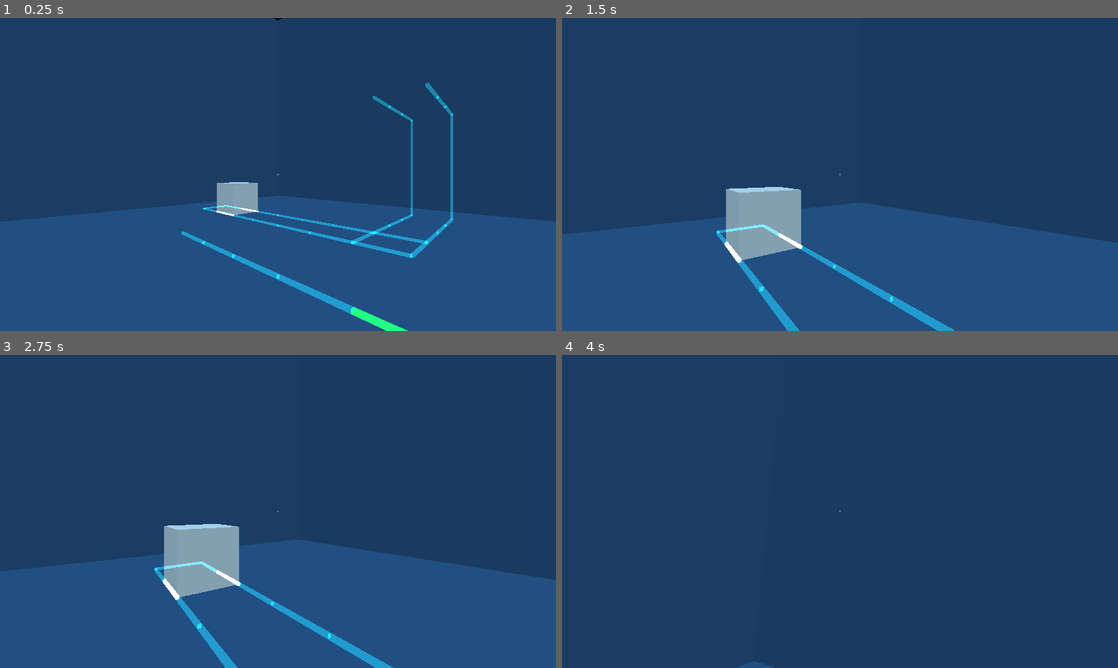
Above: before the commit, frames 1-4 (two rows, left to right).
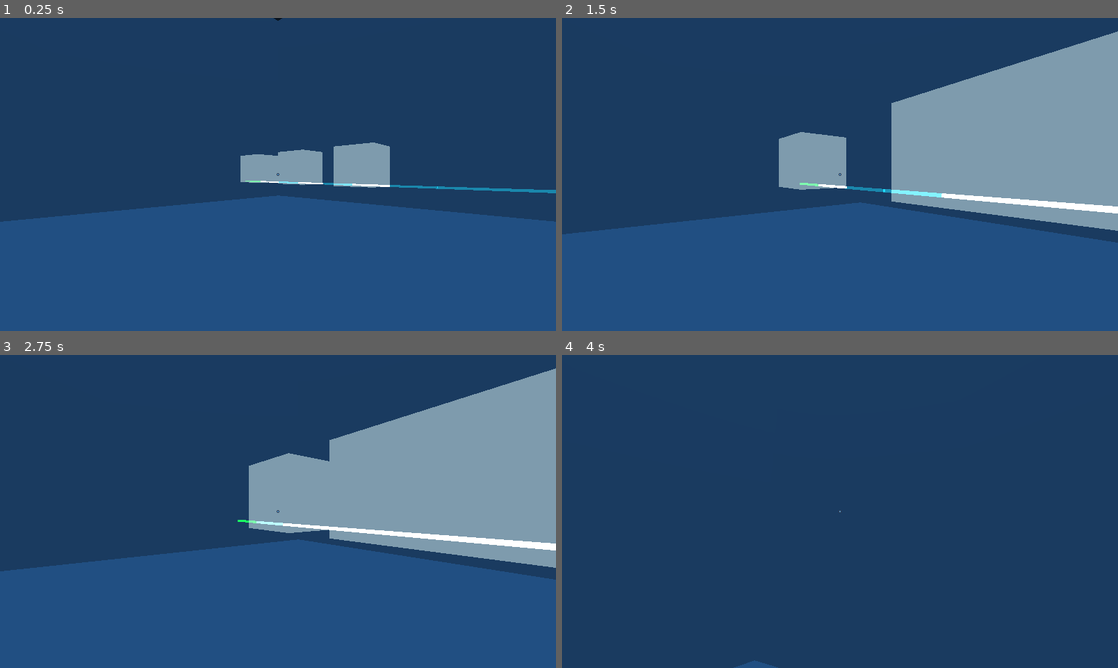
Above: after the commit, the same moments.

Repository: patrickgh3/rails
Game: Godot game, scene res://objects/World.tscn
Two runs of this game, one before a commit and one after it. Both use one fixed random seed, a clock stepped at 60 frames per second and the inputs below. The engine's default icon, where the game draws it, is replaced by a stand-in: a white triangle on a blue panel in a dark square.
Inputs (mouse positions are in pixels of both pictures, inside the frame that each line leads up to):
- Up to frame 1 (0.25 s): no input
- Up to frame 2 (1.5 s): tap Enter at 0.5 s; move the mouse to (867, 174) at 0.52 s; hold Up (ui_up) from 0.53 s (still down); click (867, 174) at 0.6 s; move the mouse to (812, 174) at 1.27 s; tap M at 1.35 s
- Up to frame 3 (2.75 s): tap Space at 2 s; move the mouse to (333, 442) at 2.02 s; release Up (ui_up) at 2.03 s; hold Right (ui_right) from 2.03 s (still down); click (333, 442) at 2.1 s
- Up to frame 4 (4 s): move the mouse to (812, 574) at 2.77 s; release Right (ui_right) at 2.78 s; hold Up (ui_up) from 2.78 s (still down); tap M at 2.85 s; move the mouse to (878, 514) at 3.52 s; click (878, 514) at 3.6 s

The runs differ from the first frame. In frame 1, 5.9% of the frame differs, in the area x 0-100%, y 20-100%; in frame 2, 26%; in frame 3, 27%, in the area x 0-100%, y 4-100%; in frame 4, less than 0.1%.

Commit message:
Re-add Area box collisions

Diff:
--- a/rails/objects/Box.gd
+++ b/rails/objects/Box.gd
@@ -141,11 +141,10 @@
 			valid = true
 
 
-	# Check if we'd collide with another box, or ground
-#	for box in world.boxes:
-#		for area in $Area.get_overlapping_areas():
-#			valid = false
-
+	# Check if we're colliding with another box.
+	# This is jank, but kinda works.
+	if $Area.get_overlapping_areas().size() > 0:
+		valid = false
 
 	return {"valid": valid, "rails": rails.keys()}
 
--- a/rails/objects/Box.tscn
+++ b/rails/objects/Box.tscn
@@ -1,8 +1,10 @@
-[gd_scene load_steps=4 format=2]
+[gd_scene load_steps=5 format=2]
 
 [ext_resource path="res://objects/Box.gd" type="Script" id=1]
 
 [sub_resource type="CubeMesh" id=1]
+
+[sub_resource type="BoxShape" id=3]
 
 [sub_resource type="BoxShape" id=2]
 
@@ -15,6 +17,13 @@
 mesh = SubResource( 1 )
 material/0 = null
 
+[node name="Area" type="Area" parent="."]
+transform = Transform( 1, 0, 0, 0, 1, 0, 0, 0, 1, 0.5, 0.5, 0.5 )
+
+[node name="CollisionShape" type="CollisionShape" parent="Area"]
+transform = Transform( 0.45, 0, 0, 0, 0.45, 0, 0, 0, 0.45, 0, 0, 0 )
+shape = SubResource( 3 )
+
 [node name="KinematicBody" type="KinematicBody" parent="."]
 transform = Transform( 1, 0, 0, 0, 1, 0, 0, 0, 1, 0.5, 0.5, 0.5 )
 
--- a/rails/objects/World.tscn
+++ b/rails/objects/World.tscn
@@ -11,15 +11,24 @@
 script = ExtResource( 5 )
 
 [node name="Player" parent="." instance=ExtResource( 4 )]
-transform = Transform( -0.707107, 0, -0.707107, 0, 1, 0, 0.707107, 0, -0.707107, 0, 1.29068, 0 )
+transform = Transform( -0.707107, 0, 0.707107, 0, 1, 0, -0.707107, 0, -0.707107, 0, 1.29068, 0 )
 
 [node name="Box" parent="." instance=ExtResource( 2 )]
 
 [node name="Box2" parent="." instance=ExtResource( 2 )]
-transform = Transform( 1, 0, 0, 0, 1, 0, 0, 0, 1, 2, 1, -6 )
+transform = Transform( 1, 0, 0, 0, 1, 0, 0, 0, 1, 2, 2, -6 )
 
 [node name="Box3" parent="." instance=ExtResource( 2 )]
 transform = Transform( 1, 0, 0, 0, 1, 0, 0, 0, 1, 6, 0, 4 )
+
+[node name="Box4" parent="." instance=ExtResource( 2 )]
+transform = Transform( 1, 0, 0, 0, 1, 0, 0, 0, 1, -6, 1, 6 )
+
+[node name="Box5" parent="." instance=ExtResource( 2 )]
+transform = Transform( 1, 0, 0, 0, 1, 0, 0, 0, 1, -6, 1, 4 )
+
+[node name="Box6" parent="." instance=ExtResource( 2 )]
+transform = Transform( 1, 0, 0, 0, 1, 0, 0, 0, 1, -6, 1, 2 )
 
 [node name="Rail2" parent="." instance=ExtResource( 3 )]
 transform = Transform( 1, 0, 0, 0, 1, 0, 0, 0, 1, 0, 0, -6 )
@@ -68,8 +77,38 @@
 is_target = true
 
 [node name="Rail70" parent="." instance=ExtResource( 3 )]
-transform = Transform( -1, 8.74228e-08, 0, -8.74228e-08, -1, 0, 0, 0, 1, -1, 0, 5 )
+transform = Transform( 4.37114e-08, -3.82137e-15, 1, -8.74228e-08, -1, 0, 1, -8.74228e-08, -4.37114e-08, -6, 1, 3 )
+
+[node name="Rail71" parent="." instance=ExtResource( 3 )]
+transform = Transform( 4.37114e-08, -3.82137e-15, 1, -8.74228e-08, -1, 0, 1, -8.74228e-08, -4.37114e-08, -6, 1, 4 )
+
+[node name="Rail72" parent="." instance=ExtResource( 3 )]
+transform = Transform( 4.37114e-08, -3.82137e-15, 1, -8.74228e-08, -1, 0, 1, -8.74228e-08, -4.37114e-08, -6, 1, 5 )
+
+[node name="Rail73" parent="." instance=ExtResource( 3 )]
+transform = Transform( 4.37114e-08, -3.82137e-15, 1, -8.74228e-08, -1, 0, 1, -8.74228e-08, -4.37114e-08, -6, 1, 6 )
+
+[node name="Rail74" parent="." instance=ExtResource( 3 )]
+transform = Transform( 4.37114e-08, -3.82137e-15, 1, -8.74228e-08, -1, 0, 1, -8.74228e-08, -4.37114e-08, -6, 1, 7 )
 is_target = true
+
+[node name="Rail75" parent="." instance=ExtResource( 3 )]
+transform = Transform( 4.37114e-08, -3.82137e-15, 1, -8.74228e-08, -1, 0, 1, -8.74228e-08, -4.37114e-08, -6, 1, 2 )
+
+[node name="Rail76" parent="." instance=ExtResource( 3 )]
+transform = Transform( 4.37114e-08, -3.82137e-15, 1, -8.74228e-08, -1, 0, 1, -8.74228e-08, -4.37114e-08, -6, 1, 1 )
+
+[node name="Rail77" parent="." instance=ExtResource( 3 )]
+transform = Transform( 4.37114e-08, -3.82137e-15, 1, -8.74228e-08, -1, 0, 1, -8.74228e-08, -4.37114e-08, -6, 1, 0 )
+
+[node name="Rail78" parent="." instance=ExtResource( 3 )]
+transform = Transform( 4.37114e-08, -3.82137e-15, 1, -8.74228e-08, -1, 0, 1, -8.74228e-08, -4.37114e-08, -6, 1, -1 )
+
+[node name="Rail79" parent="." instance=ExtResource( 3 )]
+transform = Transform( 4.37114e-08, -3.82137e-15, 1, -8.74228e-08, -1, 0, 1, -8.74228e-08, -4.37114e-08, -6, 1, -2 )
+
+[node name="Rail80" parent="." instance=ExtResource( 3 )]
+transform = Transform( 4.37114e-08, -3.82137e-15, 1, -8.74228e-08, -1, 0, 1, -8.74228e-08, -4.37114e-08, -6, 1, -3 )
 
 [node name="Rail33" parent="." instance=ExtResource( 3 )]
 transform = Transform( -1, 0, -8.74228e-08, 0, 1, 0, 8.74228e-08, 0, -1, 5, 0, 4 )
